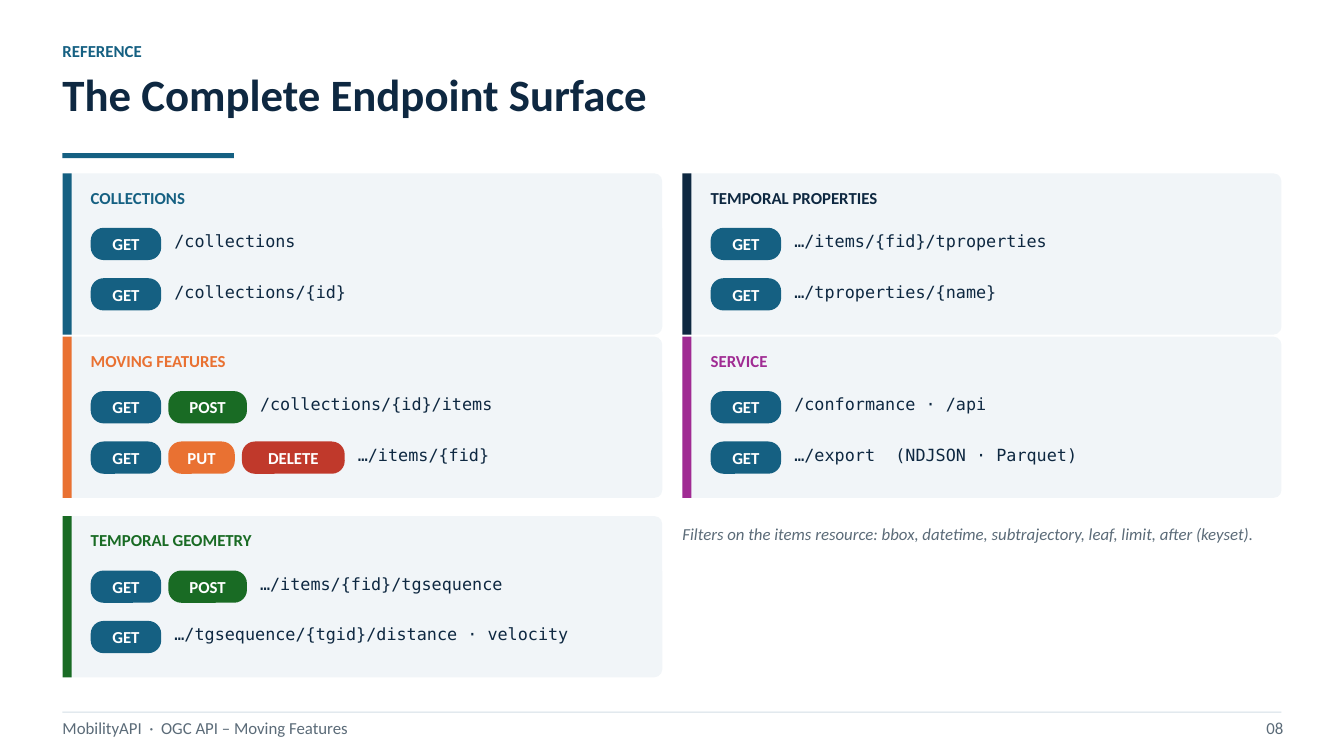
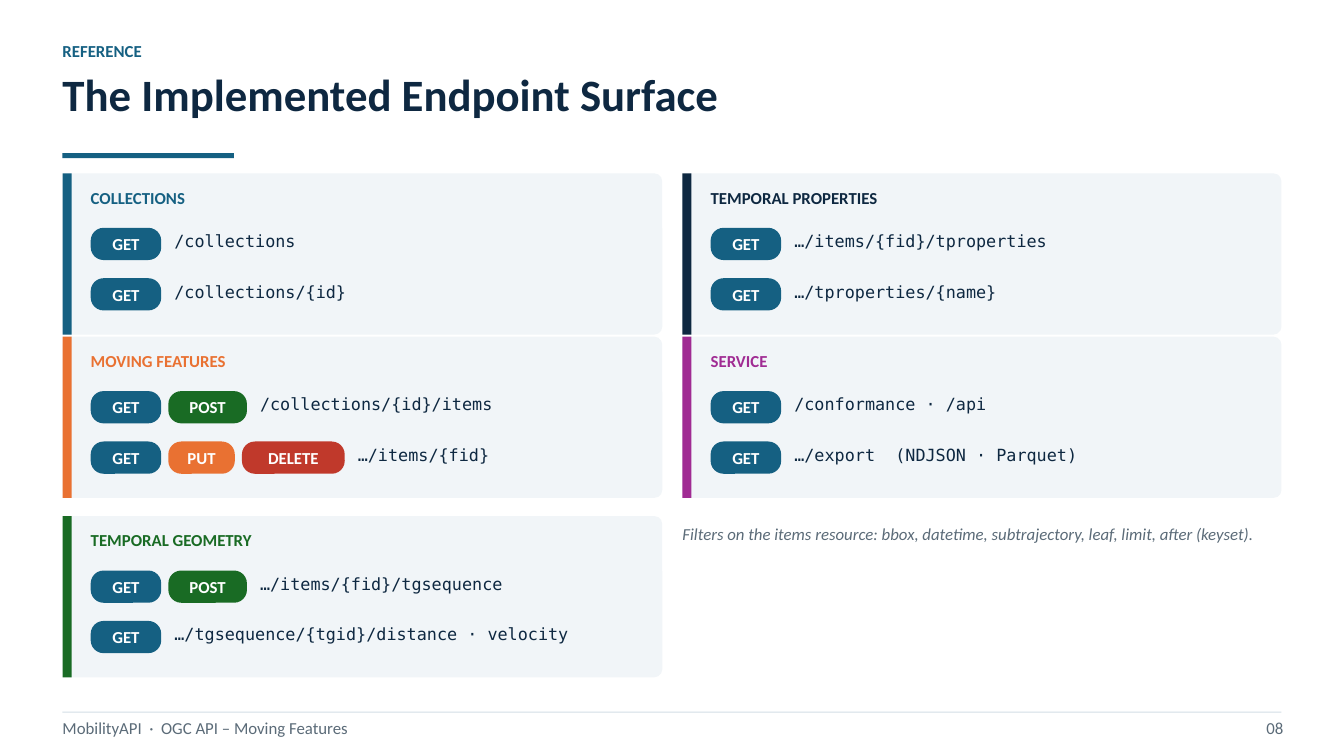
Before and after one commit to MobilityDB/MobilityAPI, a slide deck: slide 10 of MobilityAPIV5.pptx. Drawn at 1344x756 pixels with LibreOffice and Linux fonts; fonts in the diff are those of the drawing. Boxes give left, top, right and bottom in pixels: in the first picture for what was removed or moved away, otherwise in the second. Text is boxed around its words. In the diff, an @@ line names an element or a change of style, - is before the commit and + after.

```diff
--- a/MobilityAPIV5.pptx
+++ b/MobilityAPIV5.pptx
@@ text at [62,79,718,118]: text changed @@
-The Complete Endpoint Surface
+The Implemented Endpoint Surface
```
Also in this commit, not shown: 4 other slides changed, 2 other files.
